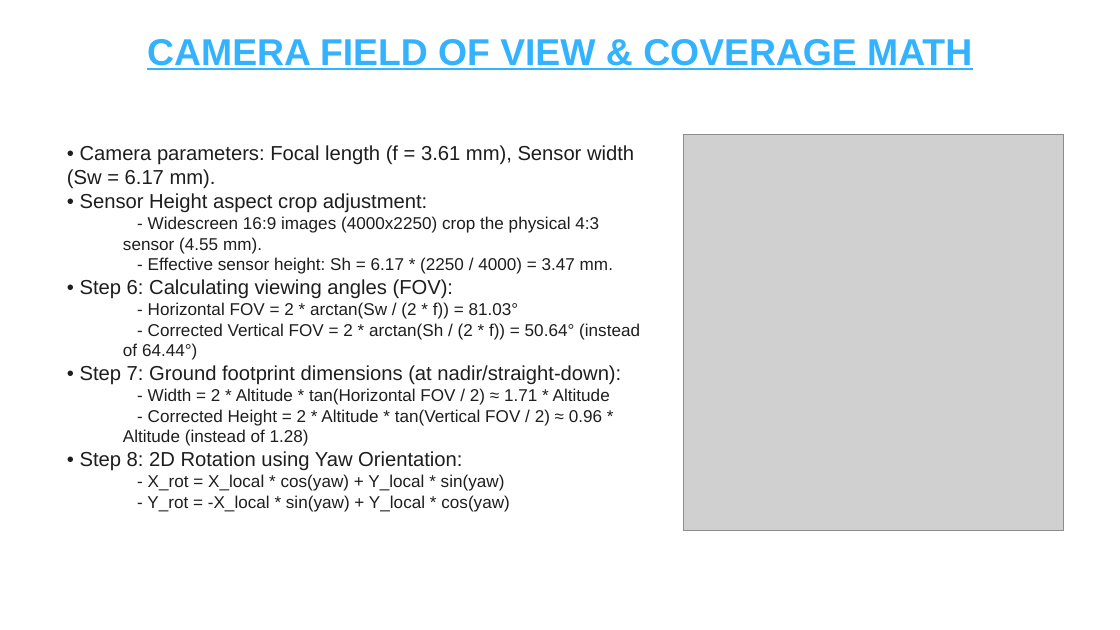
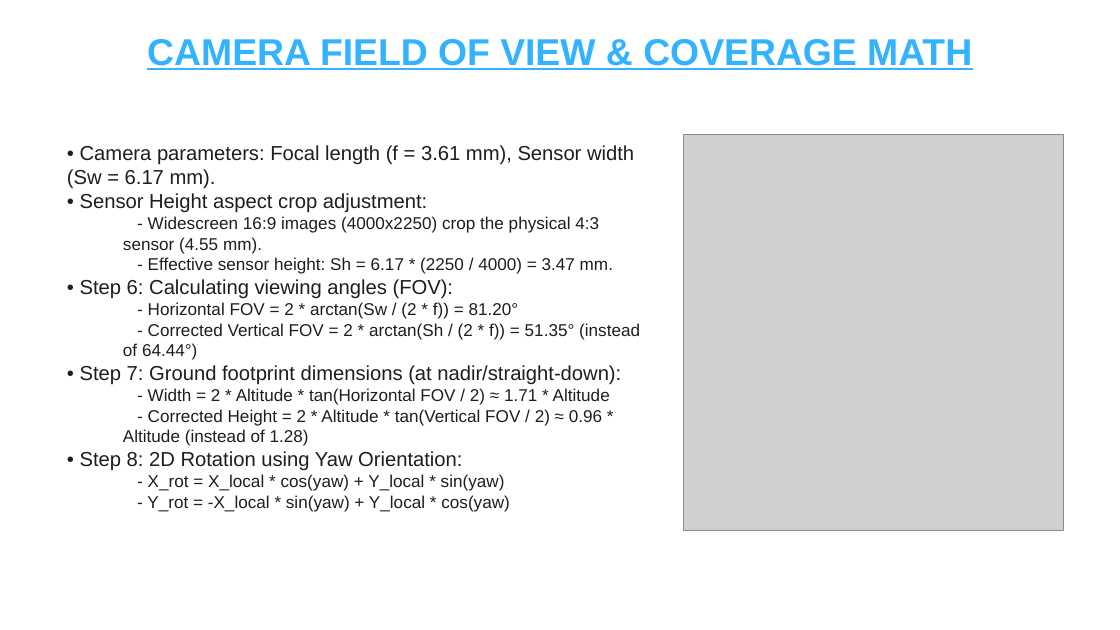
Before and after one commit to kancharlanavyatha/Drone-Footprint-Mapping-using-Qt6, a slide deck: slide 2 of Drone_Footprint_Mapping_and_Metadata_Standards.pptx. Drawn at 1120x630 pixels with LibreOffice and Linux fonts; fonts in the diff are those of the drawing; grey boxes stand for pictures. Boxes give left, top, right and bottom in pixels: in the first picture for what was removed or moved away, otherwise in the second. Text is boxed around its words. In the diff, an @@ line names an element or a change of style, - is before the commit and + after.

Commit message:
Synchronize slide values with exact dynamic EXIF calculation outputs

```diff
--- a/Drone_Footprint_Mapping_and_Metadata_Standards.pptx
+++ b/Drone_Footprint_Mapping_and_Metadata_Standards.pptx
@@ text at (123, 302, 640, 360): text changed @@
-  - Horizontal FOV = 2 * arctan(Sw / (2 * f)) = 81.03°
-  - Corrected Vertical FOV = 2 * arctan(Sh / (2 * f)) = 50.64° (instead of 64.44°)
+  - Horizontal FOV = 2 * arctan(Sw / (2 * f)) = 81.20°
+  - Corrected Vertical FOV = 2 * arctan(Sh / (2 * f)) = 51.35° (instead of 64.44°)
```
Also in this commit, not shown: 5 other files.
